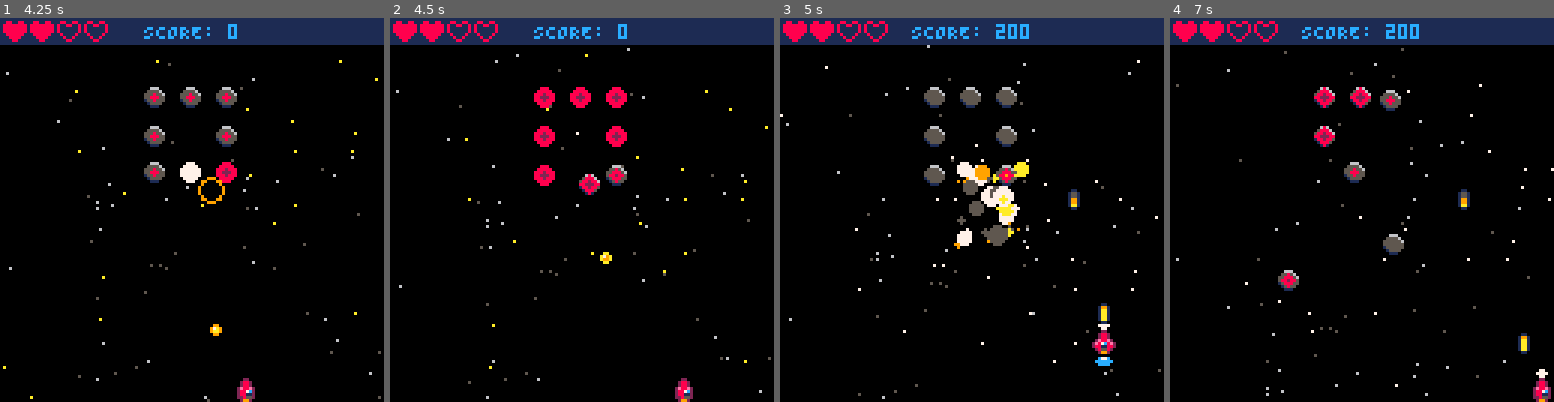
Above: before the commit, frames 1-4 (left to right).
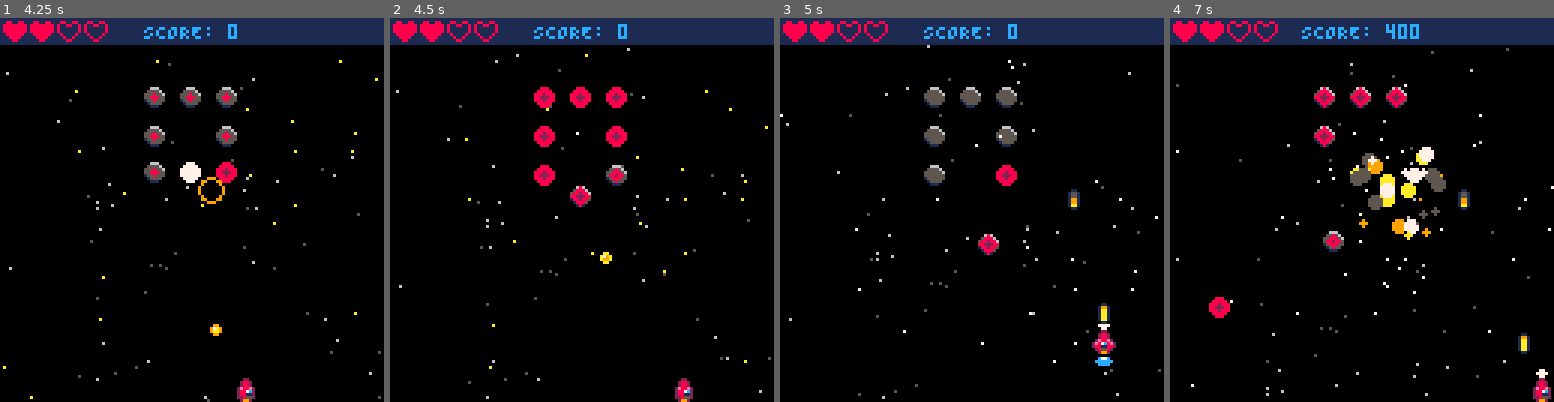
Above: after the commit, the same moments.

Repository: ProfSFrink/pico-8_shump_tutorial
Game: PICO-8 cartridge shump.p8
Same seed, same stepped clock (60 frames per second), same inputs: the game is played once before the commit and once after it.
Inputs:
- Up to frame 1 (4.25 s): tap X (X key) at 0.33, 1.07, 1.85, 2.97, 4.08 s; tap O (Z key) at 0.7, 1.7, 2.1, 2.5, 2.9, 3.3, 3.7, 4.1 s; hold Right 1.6-2.1 s; hold Up 2.15-2.42 s; hold Right 2.47-3.03 s; hold Left 3.08-3.58 s; hold Down 3.63-3.97 s; hold Right from 4.02 s (still down)
- Up to frame 2 (4.5 s): keep holding Right
- Up to frame 3 (5 s): tap O (Z key) at 4.5, 4.9 s; release Right at 4.68 s; hold Up from 4.73 s (still down)
- Up to frame 4 (7 s): release Up at 5.03 s; hold Left 5.08-5.68 s; tap X (X key) at 5.2, 6.32 s; tap O (Z key) every 0.4 s from 5.3 to 6.9 s; hold Down 5.73-6.03 s; hold Right 6.08-6.58 s; hold Right from 6.63 s (still down)

Frame 1 is identical in both runs. In frame 2, 0.4% of the frame differs, in the area x 46-55%, y 40-50%; in frame 3, 2.7%; in frame 4, 3.6%, in the area x 1-100%, y 1-97%.

Commit message:
- (feat) enemy now move down the screen before moving left or right.

Diff:
--- a/behavior/EnemyMovement.lua
+++ b/behavior/EnemyMovement.lua
@@ -63,15 +63,17 @@
 -- @param e Enemy to move.
 function downTowardCenterBackUp(e)
 
-    if e.x < 64 and not e.moving then
+    if e.x < 64 and e.y > 70 and not e.moving then
         e.moving = true
         e.movingLeft = false
         e.x += e.xSpd
+        e.ySpd = 0.6
 
-    elseif e.x > 64 and not e.moving then
+    elseif e.x > 64 and e.y > 70 and not e.moving then
         e.moving = true
         e.movingLeft = true
         e.x -= e.xSpd
+        e.ySpd = 0.6
     end
 
     if e.moving == true then
--- a/entities/Enemies.lua
+++ b/entities/Enemies.lua
@@ -83,8 +83,8 @@
         ani = { 88, 89, 90, 91, 92 },
         flash = 93,
         aniDelay = 0.4,
-        xSpd = 0.6,
-        ySpd = 0.6,
+        xSpd = 1.5,
+        ySpd = 1.2,
         hp = 3,
         points = 200,
         move = downTowardCenterBackUp
--- a/states/NewWaveState.lua
+++ b/states/NewWaveState.lua
@@ -39,7 +39,7 @@
         animate(ship,"y", shipStartY, 60, easeOutQuad)
     end)
 
-    waveNum += 4
+    waveNum += 1
     if waveNum == 1 then
         music(0)
     else
--- a/states/TitleState.lua
+++ b/states/TitleState.lua
@@ -28,7 +28,7 @@
 -- Enter the title state.
 function enterTitle()
 	state = stateNames.title
-	waveNum = 0
+	waveNum = 3
 	music(7)
 
 	-- Get's game ready now so we
